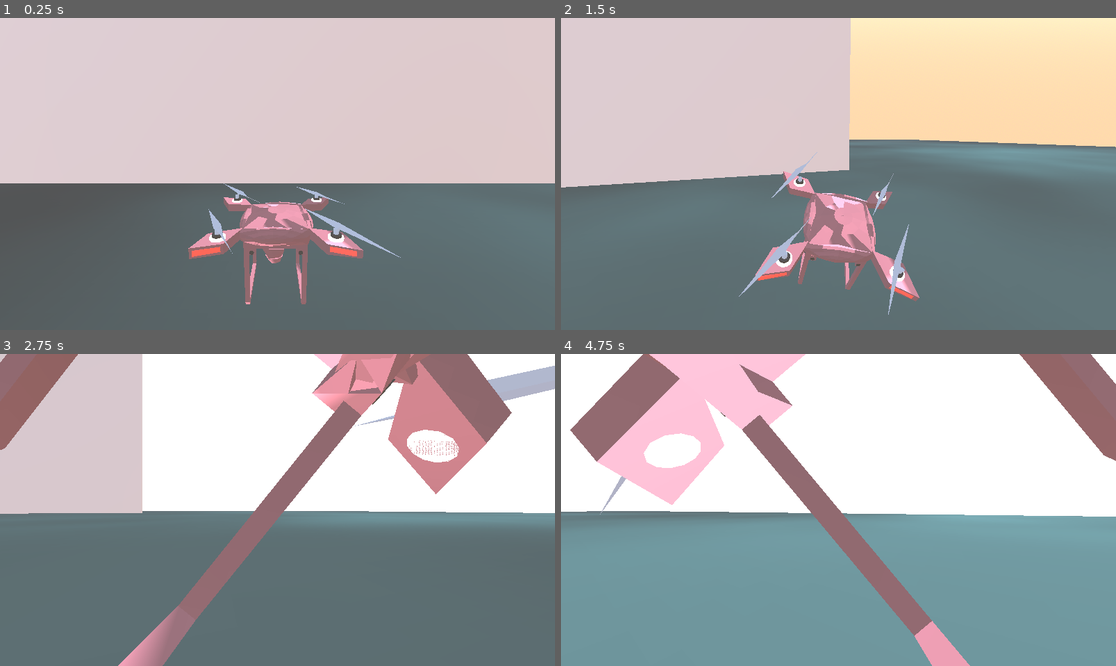
Above: before the commit, frames 1-4 (two rows, left to right).
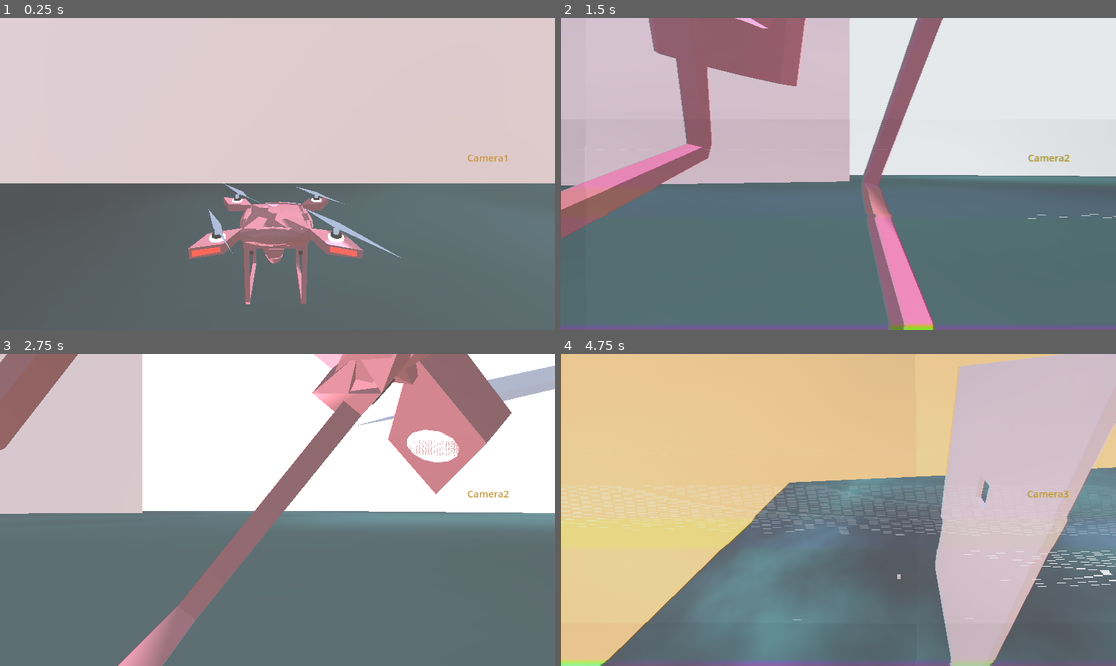
Above: after the commit, the same moments.

Repository: adoubt/about-to-hype
Game: Godot game, scene res://game.tscn
The game is run twice, just before and just after one commit, with the same random seed, the same clock (stepped at 60 frames per second) and the same inputs.
Inputs (mouse positions are in pixels of both pictures, inside the frame that each line leads up to):
- Up to frame 1 (0.25 s): no input
- Up to frame 2 (1.5 s): tap Enter (ui_accept) at 0.5, 0.77 s; move the mouse to (960, 158) at 0.52 s; hold D (drone_right) 0.53-1.28 s; tap N (camera3, bound only after the commit) at 0.6 s; click (960, 158) at 0.67 s; tap V (drone_camera_switch) at 0.8, 1.35 s; move the mouse to (727, 189) at 1.27 s; hold S (drone_back) from 1.28 s (still down)
- Up to frame 3 (2.75 s): tap Enter (ui_accept) at 1.52 s; tap N (camera3, bound only after the commit) at 1.55, 2.1 s; move the mouse to (333, 441) at 2.02 s; release S (drone_back) at 2.03 s; hold D (drone_right) from 2.03 s (still down); tap V (drone_camera_switch) at 2.3 s
- Up to frame 4 (4.75 s): move the mouse to (810, 572) at 2.77 s; release D (drone_right) at 2.78 s; hold W (drone_forward) 2.78-3.53 s; tap V (drone_camera_switch) at 2.85, 3.8 s; click (810, 572) at 2.92 s; tap Enter (ui_accept) at 3.02, 3.77, 4.52 s; tap N (camera3, bound only after the commit) at 3.05, 4.55 s; move the mouse to (1005, 556) at 3.52 s; hold A (drone_left) from 3.53 s (still down); tap B (drone_engine_toggle) at 3.6 s; move the mouse to (672, 463) at 4.27 s; click (672, 463) at 4.35 s

The runs differ from the first frame. In frame 1, less than 0.1% of the frame differs, in the area x 84-92%, y 43-47%; in frame 2, 42%; in frame 3, less than 0.1%; in frame 4, 95%, in the area x 0-100%, y 0-100%.

Commit message:
0.03 shader

Diff:
--- a/drone_engine.gd
+++ b/drone_engine.gd
@@ -10,16 +10,18 @@
 
 @onready var camera1 := $CameraMount/Camera3D
 @onready var camera2 := $CameraMount/Camera3D2
-@onready var camera3 := $"../Camera3D"
+@onready var camera3 := $"../Camera3"
+@onready var vhs_shader:= $"../ColorRect"
 @onready var label_hint := $"../drop/Label_Interact"
 @onready var label_status := $"../label2"
+@onready var current_camera_status := $"../Current_camera"
 @onready var grab_area := $Area3D
 @onready var blade1 := $Model/Blade1pivot
 @onready var blade2 := $Model/Blade2pivot
 @onready var blade3 := $Model/Blade3pivot
 @onready var blade4 := $Model/Blade4pivot
 @onready var blade_sound := $BladeSound
-
+var current_camera_index := 1  # 1 = camera1, 2 = camera2, 3 = camera3
 var joint: PinJoint3D = null
 var current_tilt := Vector3.ZERO
 var grabbed_box: RigidBody3D = null
@@ -122,15 +124,26 @@
 
 func _process(delta):
 	if Input.is_action_just_pressed("drone_camera_switch"):
-		if camera1.current:
+		if current_camera_index == 1:
 			camera2.make_current()
+			current_camera_index = 2
+			current_camera_status.text = 'Camera2'
 		else:
 			camera1.make_current()
+			current_camera_index = 1
+			current_camera_status.text = 'Camera1'
+
 	if Input.is_action_just_pressed("camera3"):
-		if camera3.current:
+		if current_camera_index == 3:
 			camera1.make_current()
+			current_camera_index = 1
+			current_camera_status.text = 'Camera1'
+			vhs_shader.visible = false
 		else:
 			camera3.make_current()
+			current_camera_index = 3
+			current_camera_status.text = 'Camera3'
+			vhs_shader.visible = true
 	if mouse_joystick_active:
 		rotate_object_local(Vector3.UP, -deg_to_rad(mouse_delta.x * mouse_sensitivity))
 		mouse_delta = Vector2.ZERO
--- a/game.tscn
+++ b/game.tscn
@@ -1,8 +1,9 @@
-[gd_scene load_steps=158 format=4 uid="uid://cs3guckxlcjyi"]
+[gd_scene load_steps=165 format=4 uid="uid://cs3guckxlcjyi"]
 
 [ext_resource type="Script" uid="uid://dclhi3hbhkos5" path="res://drone_engine.gd" id="1_e2o6t"]
 [ext_resource type="AudioStream" uid="uid://bt8wqhs8owrj7" path="res://Drone Noise Test - DJI Avata vs DJI FPV vs DJI Mavic 3 vs DJI Air 2S.mp3" id="2_fc0e3"]
 [ext_resource type="Script" uid="uid://bnl211kgeotsn" path="res://label_interact.gd" id="2_feb5d"]
+[ext_resource type="Shader" uid="uid://lf72luioho2j" path="res://vhscamera3.gdshader" id="4_fc0e3"]
 
 [sub_resource type="FastNoiseLite" id="FastNoiseLite_e2o6t"]
 noise_type = 3
@@ -2181,6 +2182,42 @@
 [sub_resource type="BoxMesh" id="BoxMesh_fc0e3"]
 size = Vector3(0.3, 0.3, 0.3)
 
+[sub_resource type="SystemFont" id="SystemFont_fc0e3"]
+
+[sub_resource type="LabelSettings" id="LabelSettings_7jktm"]
+font = SubResource("SystemFont_fc0e3")
+font_size = 20
+font_color = Color(0.768763, 0.596305, 0.234444, 1)
+
+[sub_resource type="Gradient" id="Gradient_fc0e3"]
+colors = PackedColorArray(1, 1, 1, 1, 0, 0, 0, 1)
+
+[sub_resource type="FastNoiseLite" id="FastNoiseLite_7jktm"]
+noise_type = 0
+seed = 4
+frequency = 0.0004
+
+[sub_resource type="NoiseTexture2D" id="NoiseTexture2D_ryrav"]
+color_ramp = SubResource("Gradient_fc0e3")
+noise = SubResource("FastNoiseLite_7jktm")
+
+[sub_resource type="ShaderMaterial" id="ShaderMaterial_eow3j"]
+shader = ExtResource("4_fc0e3")
+shader_parameter/vhs_resolution = Vector2(320, 240)
+shader_parameter/samples = 2
+shader_parameter/crease_noise = 1.0
+shader_parameter/crease_opacity = 0.5
+shader_parameter/filter_intensity = 0.1
+shader_parameter/tape_crease_smear = 0.2
+shader_parameter/tape_crease_intensity = 0.2
+shader_parameter/tape_crease_jitter = 0.1
+shader_parameter/tape_crease_speed = 0.5
+shader_parameter/tape_crease_discoloration = 1.0
+shader_parameter/bottom_border_thickness = 6.0
+shader_parameter/bottom_border_jitter = 6.0
+shader_parameter/noise_intensity = 0.1
+shader_parameter/noise_texture = SubResource("NoiseTexture2D_ryrav")
+
 [node name="game" type="Node3D"]
 
 [node name="Drone" type="CharacterBody3D" parent="."]
@@ -2471,6 +2508,7 @@
 
 [node name="Camera3D" type="Camera3D" parent="Drone/CameraMount"]
 transform = Transform3D(1, 0, 0, 0, 0.981627, 0.190809, 0, -0.190809, 0.981627, 0, 0.458997, 0.930722)
+current = true
 
 [node name="Camera3D2" type="Camera3D" parent="Drone/CameraMount"]
 transform = Transform3D(1, 0, 0, 0, 1, 0, 0, 0, 1, 0, -0.192003, 0.0256689)
@@ -2557,6 +2595,20 @@
 offset_right = 693.0
 offset_bottom = 534.0
 text = "Grabbed Nothing"
+
+[node name="Current_camera" type="Label" parent="."]
+anchors_preset = 6
+anchor_left = 1.0
+anchor_top = 0.5
+anchor_right = 1.0
+anchor_bottom = 0.5
+offset_left = -182.0
+offset_top = -48.0
+offset_bottom = 48.0
+grow_horizontal = 0
+grow_vertical = 2
+text = "Camera1"
+label_settings = SubResource("LabelSettings_7jktm")
 
 [node name="RichTextLabel" type="RichTextLabel" parent="."]
 offset_left = 15.0
@@ -2584,5 +2636,14 @@
 operation = 2
 size = Vector3(1, 1, 0.2)
 
-[node name="Camera3D" type="Camera3D" parent="."]
-transform = Transform3D(-0.147177, -0.566299, 0.810953, -0.0406055, 0.822649, 0.567097, -0.988276, 0.0505343, -0.14407, 9.99173, 16.9594, 6.07598)
+[node name="Camera3" type="Camera3D" parent="."]
+transform = Transform3D(-0.253216, -0.539726, 0.802856, -0.162344, 0.841841, 0.514732, -0.953691, 0, -0.300789, 9.21201, 15.1995, 2.95471)
+
+[node name="ColorRect" type="ColorRect" parent="."]
+visible = false
+material = SubResource("ShaderMaterial_eow3j")
+anchors_preset = 15
+anchor_right = 1.0
+anchor_bottom = 1.0
+grow_horizontal = 2
+grow_vertical = 2
--- a/project.godot
+++ b/project.godot
@@ -122,7 +122,7 @@
 }
 camera3={
 "deadzone": 0.2,
-"events": [Object(InputEventKey,"resource_local_to_scene":false,"resource_name":"","device":-1,"window_id":0,"alt_pressed":true,"shift_pressed":false,"ctrl_pressed":false,"meta_pressed":false,"pressed":false,"keycode":0,"physical_keycode":86,"key_label":0,"unicode":0,"location":0,"echo":false,"script":null)
+"events": [Object(InputEventKey,"resource_local_to_scene":false,"resource_name":"","device":-1,"window_id":0,"alt_pressed":false,"shift_pressed":false,"ctrl_pressed":false,"meta_pressed":false,"pressed":false,"keycode":0,"physical_keycode":78,"key_label":0,"unicode":110,"location":0,"echo":false,"script":null)
 ]
 }
 
--- /dev/null
+++ b/vhscamera3.gdshader
@@ -0,0 +1,107 @@
+// https://www.shadertoy.com/view/MdffD7
+// Fork of FMS_Cat's VCR distortion shader
+
+shader_type canvas_item;
+
+// TODO: Add uniforms for tape crease discoloration and image jiggle
+
+uniform sampler2D screen_texture: hint_screen_texture, filter_linear_mipmap, repeat_disable;
+
+uniform vec2 vhs_resolution = vec2(320.0, 240.0);
+
+uniform int samples = 2;
+uniform float crease_noise: hint_range(0.0, 2.0, 0.1) = 1.0;
+uniform float crease_opacity: hint_range(0.0, 1.0, 0.1) = 0.5;
+uniform float filter_intensity: hint_range(0.0, 1.0, 0.1) = 0.1;
+
+group_uniforms tape_crease;
+uniform float tape_crease_smear: hint_range(0.0, 2.0, 0.1) = 0.2;
+uniform float tape_crease_intensity: hint_range(0.0, 1.0, 0.1) = 0.2;
+uniform float tape_crease_jitter: hint_range(0.0, 1.0, 0.01) = 0.10;
+uniform float tape_crease_speed: hint_range(-2.0, 2.0, 0.1) = 0.5;
+uniform float tape_crease_discoloration: hint_range(0.0, 2.0, 0.1) = 1.0;
+
+group_uniforms bottom_border;
+uniform float bottom_border_thickness: hint_range(0.0,32.0, 0.1) = 6.0;
+uniform float bottom_border_jitter: hint_range(0.0, 24.0, 0.5) = 6.0;
+
+group_uniforms noise;
+uniform float noise_intensity: hint_range(0.0, 1.0, 0.1) = 0.1;
+uniform sampler2D noise_texture: filter_linear_mipmap, repeat_enable;
+
+float v2random(vec2 uv) {
+	return texture(noise_texture, mod(uv, vec2(1.0))).x;
+}
+
+mat2 rotate2D(float t) {
+	return mat2(vec2(cos(t), sin(t)), vec2(-sin(t), cos(t)));
+}
+
+vec3 rgb2yiq(vec3 rgb) {
+	return mat3(vec3(0.299, 0.596, 0.211), vec3(0.587, -0.274, -0.523), vec3(0.114, -0.322, 0.312)) * rgb;
+}
+
+vec3 yiq2rgb(vec3 yiq) {
+	return mat3(vec3(1.0, 1.0, 1.0), vec3(0.956, -0.272, -1.106), vec3(0.621, -0.647, 1.703)) * yiq;
+}
+
+vec3 vhx_tex_2D(sampler2D tex, vec2 uv, float rot) {
+	vec3 yiq = vec3(0.0);
+	for (int i = 0; i < samples; i++) {
+		yiq += rgb2yiq(texture(tex, uv - vec2(float(i), 0.0) / vhs_resolution).xyz) *
+				vec2(float(i), float(samples - 1 - i)).yxx / float(samples - 1)
+				/ float(samples) * 2.0;
+	}
+	if (rot != 0.0) {
+		yiq.yz *= rotate2D(rot * tape_crease_discoloration);
+	}
+	return yiq2rgb(yiq);
+}
+
+void fragment() {
+	vec2 uvn = UV;
+	vec3 col = vec3(0.0, 0.0, 0.0);
+
+	// Tape wave.
+	uvn.x += (v2random(vec2(uvn.y / 10.0, TIME / 10.0) / 1.0) - 0.5) / vhs_resolution.x * 1.0;
+	uvn.x += (v2random(vec2(uvn.y, TIME * 10.0)) - 0.5) / vhs_resolution.x * 1.0;
+
+	// tape crease
+	float tc_phase = smoothstep(0.9, 0.96, sin(uvn.y * 8.0 - (TIME * tape_crease_speed + tape_crease_jitter * v2random(TIME * vec2(0.67, 0.59))) * PI * 1.2));
+	float tc_noise = smoothstep(0.3, 1.0, v2random(vec2(uvn.y * 4.77, TIME)));
+	float tc = tc_phase * tc_noise;
+	uvn.x = uvn.x - tc / vhs_resolution.x * 8.0 * tape_crease_smear;
+
+	// switching noise
+	float sn_phase = smoothstep(1.0 - bottom_border_thickness / vhs_resolution.y, 1.0, uvn.y);
+	uvn.x += sn_phase * (v2random(vec2(UV.y * 100.0, TIME * 10.0)) - 0.5) / vhs_resolution.x * bottom_border_jitter;
+
+	// fetch
+	col = vhx_tex_2D(screen_texture, uvn, tc_phase * 0.2 + sn_phase * 2.0);
+
+	// crease noise
+	float cn = tc_noise * crease_noise * (0.7 * tc_phase * tape_crease_intensity + 0.3);
+	if (0.29 < cn) {
+		vec2 V = vec2(0.0, crease_opacity);
+		vec2 uvt = (uvn + V.yx * v2random(vec2(uvn.y, TIME))) * vec2(0.1, 1.0);
+		float n0 = v2random(uvt);
+		float n1 = v2random(uvt + V.yx / vhs_resolution.x);
+		if (n1 < n0) {
+			col = mix(col, 2.0 * V.yyy, pow(n0, 10.0));
+		}
+	}
+
+	// ac beat
+	col *= 1.0 + 0.1 * smoothstep(0.4, 0.6, v2random(vec2(0.0, 0.1 * (UV.y + TIME * 0.2)) / 10.0));
+
+	// color noise
+	col *= 1.0 - noise_intensity * 0.5 + noise_intensity * texture(noise_texture, mod(uvn * vec2(1.0, 1.0) + TIME * vec2(5.97, 4.45), vec2(1.0))).xyz;
+	col = clamp(col, 0.0, 1.0);
+
+	// yiq
+	col = rgb2yiq(col);
+	col = vec3(0.9, 1.1, 1.5) * col + vec3(0.1, -0.1, 0.0) * filter_intensity;
+	col = yiq2rgb(col);
+
+	COLOR = vec4(col, 1.0);
+}
Not shown, added: vhscamera3.gdshader.uid
